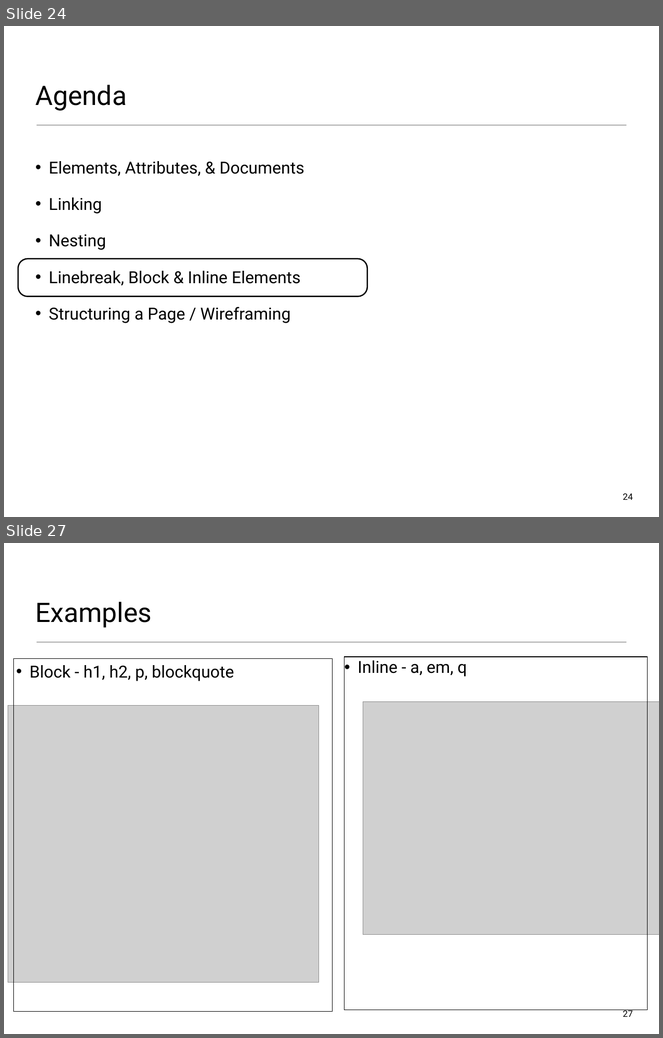
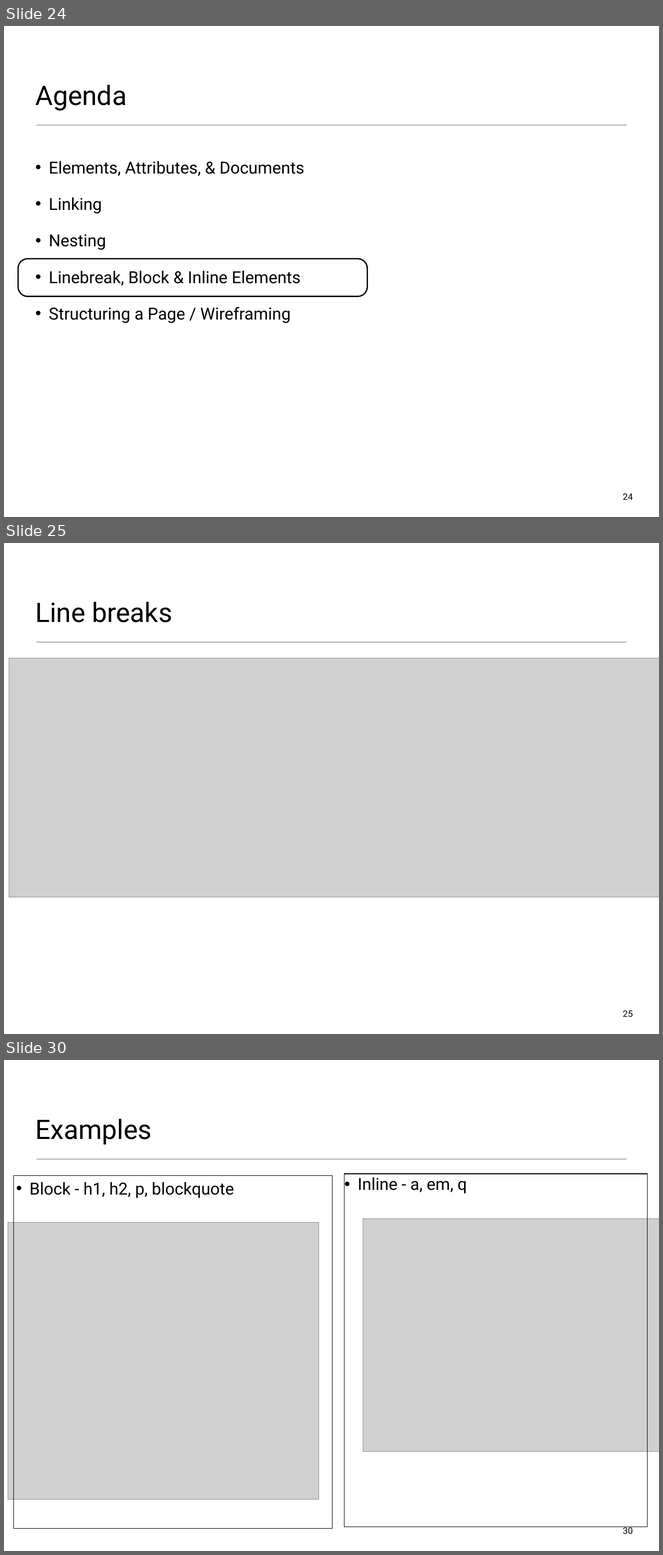
Before and after one commit to wit-web-dev-2015/web-dev-1, a slide deck: topic01/talk-2/b-html-page-structure.pptx. Shown one above the other, each under a label of ours: slides 24 and 27 before the commit, slides 24, 25 and 30 after it; the slides between them are not shown. The pictures are 663x1038 and 663x1555 pixels, drawn with LibreOffice and Linux fonts; fonts in the diff are those of the drawing; grey boxes stand for pictures. Boxes give left, top, right and bottom in pixels: in the first picture for what was removed or moved away, otherwise in the second. Text is boxed around its words. In the diff, an @@ line names an element or a change of style, - is before the commit and + after.

```diff
--- a/topic01/talk-2/b-html-page-structure.pptx
+++ b/topic01/talk-2/b-html-page-structure.pptx
@@ slide 25 added at box(4, 543, 659, 1034), background #FFFFFF; not listed: 1 template element that a slide beside it also shows @@
@@ title added at box(35, 602, 172, 623), 42 pt, text #000000 @@
+Line breaks
@@ picture added at box(9, 658, 659, 898) @@
@@ page number added at box(623, 1010, 633, 1017), 14 pt, text #000000 @@
+25
@@ what was slide 27 is now slide 30 @@
@@ page number at box(623, 1527, 633, 1534): text changed @@
-27
+30
```
Also in this commit, not shown: 8 slides changed, 4 other slides added, 3 slides removed, 10 other files.
